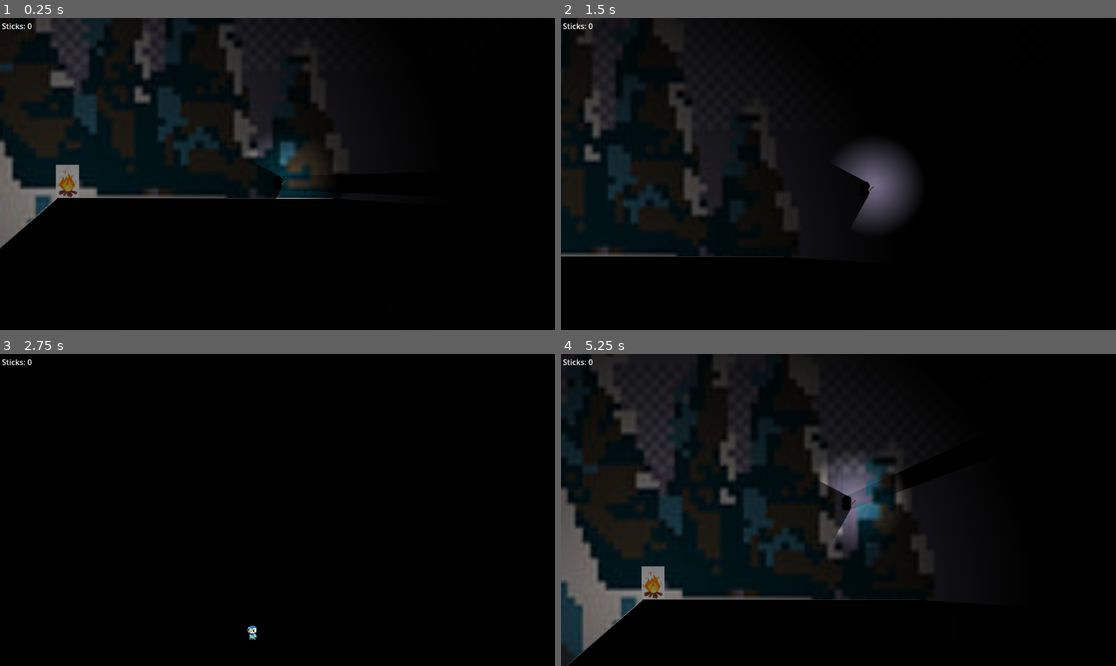
Above: before the commit, frames 1-4 (two rows, left to right).
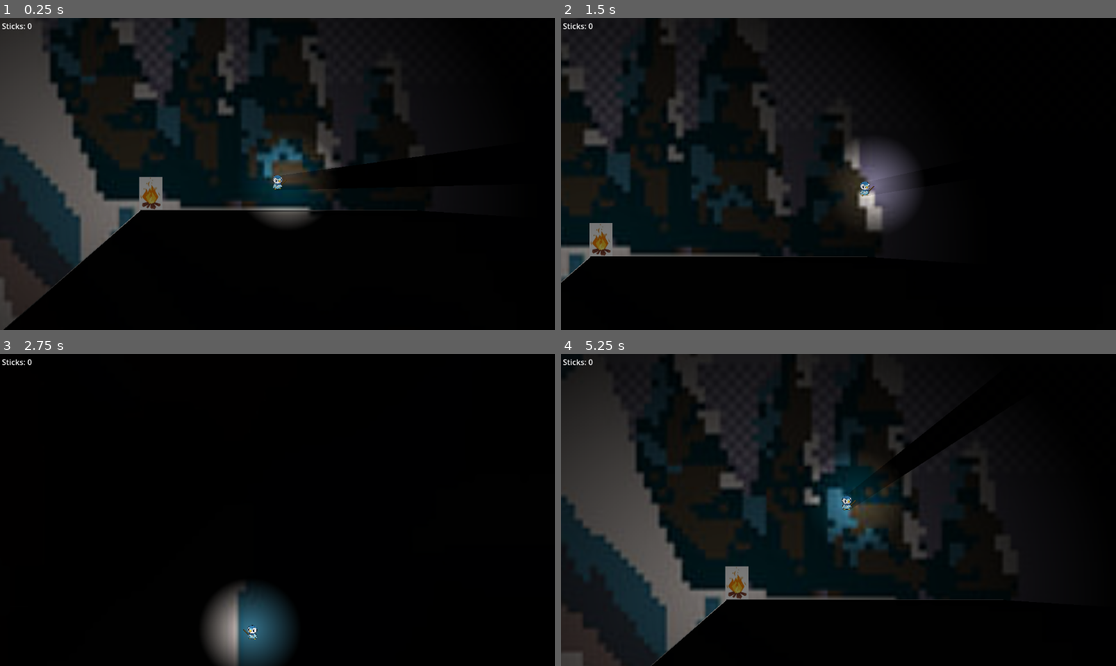
Above: after the commit, the same moments.

Repository: Hiweeeeee/ResourceGame
Game: Godot game, scene res://scenes/game.tscn
The game is run twice, just before and just after one commit, with the same random seed, the same clock (stepped at 60 frames per second) and the same inputs.
Inputs:
- Up to frame 1 (0.25 s): no input
- Up to frame 2 (1.5 s): tap Enter (ui_accept) at 0.5, 0.77, 1.07 s; hold D (right) from 0.53 s (still down); tap E (interact) at 0.6 s; tap F (take_fire, bound only after the commit) at 0.8, 1.35 s
- Up to frame 3 (2.75 s): tap Enter (ui_accept) at 1.52, 1.55, 1.82, 2.1 s; release D (right) at 2.03 s; hold A (left) from 2.03 s (still down); tap E (interact) at 2.3 s
- Up to frame 4 (5.25 s): release A (left) at 2.78 s; hold D (right) 2.78-4.28 s; tap E (interact) at 2.85, 4.35 s; tap Enter (ui_accept) at 3.02, 3.32, 3.77, 3.8, 4.07, 4.52, 4.82 s; tap F (take_fire, bound only after the commit) at 3.05, 3.6, 5.1 s; hold A (left) 4.28-5.03 s; hold D (right) from 5.03 s (still down)

The runs differ from the first frame. In frame 1, 22% of the frame differs, in the area x 0-77%, y 0-100%; in frame 2, 7.0%; in frame 3, 3.4%; in frame 4, 25%, in the area x 0-83%, y 0-100%.

Commit message:
once the player feeds the campfire 4 sticks, they can pick up the eternal flame for their torch

Diff:
--- a/resourcegame/project.godot
+++ b/resourcegame/project.godot
@@ -32,3 +32,8 @@
 "events": [Object(InputEventKey,"resource_local_to_scene":false,"resource_name":"","device":-1,"window_id":0,"alt_press …(192 unchanged characters)…
 ]
 }
+take_fire={
+"deadzone": 0.2,
+"events": [Object(InputEventKey,"resource_local_to_scene":false,"resource_name":"","device":-1,"window_id":0,"alt_pressed":false,"shift_pressed":false,"ctrl_pressed":false,"meta_pressed":false,"pressed":false,"keycode":0,"physical_keycode":70,"key_label":0,"unicode":102,"location":0,"echo":false,"script":null)
+]
+}
--- a/resourcegame/scenes/campfire.tscn
+++ b/resourcegame/scenes/campfire.tscn
@@ -90,7 +90,7 @@
 light_mask = 2
 position = Vector2(-7.10543e-15, 1.19209e-07)
 scale = Vector2(51.1563, 43.4434)
-energy = 0.54
+energy = 0.5
 shadow_enabled = true
 shadow_color = Color(0, 0, 0, 1)
 texture = SubResource("GradientTexture2D_54scn")
--- a/resourcegame/scenes/game.tscn
+++ b/resourcegame/scenes/game.tscn
@@ -31,7 +31,7 @@
 script = ExtResource("4_iywne")
 
 [node name="Player" parent="." instance=ExtResource("1_uwrxv")]
-position = Vector2(1866, -400)
+position = Vector2(1693, -425)
 
 [node name="TestStage" parent="." instance=ExtResource("2_yqjtg")]
 position = Vector2(576, 628)
@@ -80,6 +80,18 @@
 position = Vector2(1430, -375)
 scale = Vector2(0.5, 0.5)
 
+[node name="Label" type="Label" parent="Campfire"]
+offset_left = -336.0
+offset_top = -332.0
+offset_right = 356.0
+offset_bottom = -144.0
+theme_override_colors/font_shadow_color = Color(0, 0, 0, 1)
+theme_override_font_sizes/font_size = 39
+text = "You have revived the eternal flame! Do you wish to take it with you (press F on fire)"
+horizontal_alignment = 1
+vertical_alignment = 3
+autowrap_mode = 3
+
 [node name="stick" parent="." instance=ExtResource("3_lbhrr")]
 position = Vector2(1009, 591)
 
--- a/resourcegame/scenes/player.tscn
+++ b/resourcegame/scenes/player.tscn
@@ -1,68 +1,17 @@
 [gd_scene load_steps=11 format=3 uid="uid://d1lmw3ugkdl30"]
 
 [ext_resource type="Texture2D" uid="uid://cqckglq2vsbja" path="res://sprites/player/393-Piplup.webp" id="1_3vyb7"]
+[ext_resource type="Script" uid="uid://bj2wpbd2a01xe" path="res://scripts/player.tres.gd" id="1_qlg0r"]
 [ext_resource type="Texture2D" uid="uid://cwccrxm5foigq" path="res://sprites/player/393-Piplup_normal.png" id="2_qhqgy"]
 [ext_resource type="Texture2D" uid="uid://bgn5shvdu8sov" path="res://sprites/player/specular_piplup.png" id="3_dqkch"]
 [ext_resource type="Texture2D" uid="uid://bu1l2xvcvn1tq" path="res://sprites/Stick_JE1_BE1.png" id="4_dqkch"]
 
-[sub_resource type="GDScript" id="GDScript_3vyb7"]
-script/source = "extends CharacterBody2D
-
-@onready var sprite_2d = $Sprite2D
-@onready var torch = $torch
-
-const SPEED = 300.0
-const JUMP_VELOCITY = -600.0
-const COYOTE_TIME = 0.1
-var was_on_floor = false
-var time_since_on_floor = 0.0
-
-
-func _physics_process(delta):
-	# Add the gravity.
-	if not is_on_floor():
-		velocity += get_gravity() * delta
-		#Track time since last on floor
-		if time_since_on_floor >= COYOTE_TIME:
-			was_on_floor = false
-		else:
-			time_since_on_floor += delta
-	#Reset time since last on floor
-	elif is_on_floor():
-		was_on_floor = true
-		time_since_on_floor = 0.0
-
-	# Handle jump.
-	if Input.is_action_just_pressed(\"ui_accept\") and (is_on_floor() or was_on_floor):
-		velocity.y = JUMP_VELOCITY
-
-	# Get the input direction and handle the movement/deceleration.
-	# As good practice, you should replace UI actions with custom gameplay actions.
-	var direction = Input.get_axis(\"left\", \"right\")
-
-	# turn the sprite
-	if direction > 0:
-		sprite_2d.flip_h = false
-		torch.flip_h = false
-		torch.position = Vector2(12, -1)
-	elif direction < 0:
-		sprite_2d.flip_h = true
-		torch.flip_h = true
-		torch.position = Vector2(-12, -1)
-	if direction:
-		velocity.x = direction * SPEED
-	else:
-		velocity.x = 0
-
-	move_and_slide()
-"
-
-[sub_resource type="Gradient" id="Gradient_qlg0r"]
+[sub_resource type="Gradient" id="Gradient_dqkch"]
 offsets = PackedFloat32Array(0, 0.716312)
 colors = PackedColorArray(1, 1, 1, 1, 0, 0, 0, 1)
 
 [sub_resource type="GradientTexture2D" id="GradientTexture2D_tuyoq"]
-gradient = SubResource("Gradient_qlg0r")
+gradient = SubResource("Gradient_dqkch")
 fill = 1
 fill_from = Vector2(0.502439, 0.497561)
 fill_to = Vector2(1, 1)
@@ -79,38 +28,37 @@
 
 [node name="Player" type="Node2D"]
 
-[node name="CharacterBody2D" type="CharacterBody2D" parent="."]
-script = SubResource("GDScript_3vyb7")
+[node name="Playerbody" type="CharacterBody2D" parent="."]
+script = ExtResource("1_qlg0r")
 
-[node name="torch" type="Sprite2D" parent="CharacterBody2D"]
+[node name="Torch" type="Sprite2D" parent="Playerbody"]
 position = Vector2(12, -1)
 scale = Vector2(0.1, 0.1)
 texture = ExtResource("4_dqkch")
 
-[node name="PointLight2D" type="PointLight2D" parent="CharacterBody2D/torch"]
+[node name="TorchLight" type="PointLight2D" parent="Playerbody/Torch"]
 position = Vector2(68, -58)
-shadow_enabled = true
 shadow_color = Color(0, 0, 0, 1)
 texture = SubResource("GradientTexture2D_tuyoq")
 texture_scale = 33.69
 
-[node name="CollisionShape2D" type="CollisionShape2D" parent="CharacterBody2D"]
+[node name="CollisionShape2D" type="CollisionShape2D" parent="Playerbody"]
 shape = SubResource("CapsuleShape2D_sh265")
 
-[node name="Sprite2D" type="Sprite2D" parent="CharacterBody2D"]
+[node name="Sprite2D" type="Sprite2D" parent="Playerbody"]
 position = Vector2(0, -1)
 scale = Vector2(0.0374527, 0.0374527)
 texture = ExtResource("1_3vyb7")
 
-[node name="Camera2D" type="Camera2D" parent="CharacterBody2D"]
+[node name="Camera2D" type="Camera2D" parent="Playerbody"]
 position_smoothing_enabled = true
 
-[node name="LightOccluder2D" type="LightOccluder2D" parent="CharacterBody2D"]
+[node name="LightOccluder2D" type="LightOccluder2D" parent="Playerbody"]
 position = Vector2(0, 1.19209e-07)
 scale = Vector2(0.0374527, 0.0374527)
 occluder = SubResource("OccluderPolygon2D_3vyb7")
 
-[node name="shadows (incomplete)" type="Sprite2D" parent="."]
+[node name="shadows (incomplete)" type="Sprite2D" parent="Playerbody"]
 visible = false
 position = Vector2(215, -26)
 scale = Vector2(0.037, 0.037)
--- a/resourcegame/scripts/campfire.gd
+++ b/resourcegame/scripts/campfire.gd
@@ -1,12 +1,19 @@
 extends Node2D
 
+signal eternal_torch
 
 @onready var game_manager = %GameManager
 @onready var light = $Light
+@onready var label = $Label
 
 
 
+
+var sticks_fed = 0
 var player_in_fire = false
+
+func _ready():
+	label.hide()
 
 func _on_area_2d_body_entered(body):
 	player_in_fire = true
@@ -20,3 +27,10 @@
 		game_manager.put_down_stick()
 		light.energy += .5
 		light.texture_scale += .2
+		sticks_fed += 1
+
+	if sticks_fed == 4:
+		label.show()
+		if Input.is_action_just_pressed("take_fire") and player_in_fire == true:
+			print("its working?")
+			eternal_torch.emit()
--- a/resourcegame/scripts/character_body_2d.gd
+++ /dev/null
@@ -1 +0,0 @@
-extends CharacterBody2D
--- a/resourcegame/scripts/game_manager.gd
+++ b/resourcegame/scripts/game_manager.gd
@@ -6,10 +6,14 @@
 
 #@onready var stick_label = $"../Player/Camera2D/StickLabel"
 @onready var stick_label = $"../HUD/StickLabel"
+@onready var campfire = $"../Campfire"
+#@onready var playerbody = $Playerbody
+@onready var player = $"../Player/Playerbody"
 
 # Called when the node enters the scene tree for the first time.
 func _ready():
-	pass # Replace with function body.
+	await get_tree().process_frame
+	campfire.eternal_torch.connect(player._on_eternal_torch)
 
 
 # Called every frame. 'delta' is the elapsed time since the previous frame.
--- /dev/null
+++ b/resourcegame/scripts/player.tres.gd
@@ -0,0 +1,58 @@
+extends CharacterBody2D
+
+@onready var sprite_2d = $Sprite2D
+@onready var torch = $Torch
+@onready var torch_light = $Torch/TorchLight
+
+
+
+const SPEED = 300.0
+const JUMP_VELOCITY = -600.0
+const COYOTE_TIME = 0.1
+var was_on_floor = false
+var time_since_on_floor = 0.0
+
+
+func _physics_process(delta):
+	# Add the gravity.
+	if not is_on_floor():
+		velocity += get_gravity() * delta
+		#Track time since last on floor
+		if time_since_on_floor >= COYOTE_TIME:
+			was_on_floor = false
+		else:
+			time_since_on_floor += delta
+	#Reset time since last on floor
+	elif is_on_floor():
+		was_on_floor = true
+		time_since_on_floor = 0.0
+
+	# Handle jump.
+	if Input.is_action_just_pressed("ui_accept") and (is_on_floor() or was_on_floor):
+		velocity.y = JUMP_VELOCITY
+
+	# Get the input direction and handle the movement/deceleration.
+	# As good practice, you should replace UI actions with custom gameplay actions.
+	var direction = Input.get_axis("left", "right")
+
+	# turn the sprite
+	if direction > 0:
+		sprite_2d.flip_h = false
+		torch.flip_h = false
+		torch.position = Vector2(12, -1)
+	elif direction < 0:
+		sprite_2d.flip_h = true
+		torch.flip_h = true
+		torch.position = Vector2(-12, -1)
+	if direction:
+		velocity.x = direction * SPEED
+	else:
+		velocity.x = 0
+
+	move_and_slide()
+
+
+func _on_eternal_torch():
+	torch_light.energy = 2.5
+	torch_light.texture_scale *= 3
+	print("yes yes yes?")
Not shown: 1 places in resourcegame/scenes/game.tscn that only renumber resources
Empty file removed: resourcegame/scripts/animated_sprite_2d.gd
Not shown, removed: resourcegame/scripts/animated_sprite_2d.gd.uid
Not shown, removed: resourcegame/scripts/character_body_2d.gd.uid
Not shown, added: resourcegame/scripts/player.tres.gd.uid
Not shown, added: resourcegame/scenes/game.tscn3257443159.tmp
Not shown, added: resourcegame/scenes/game.tscn3396859547.tmp
Not shown, added: resourcegame/scenes/game.tscn3405345503.tmp
Not shown, added: resourcegame/scenes/game.tscn78328476.tmp
